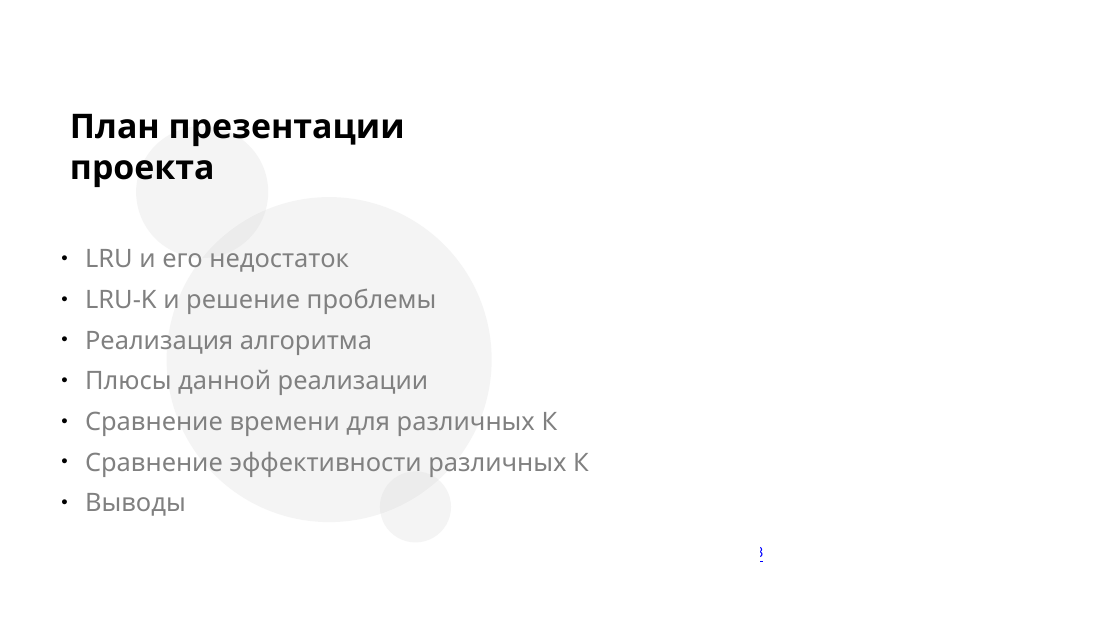
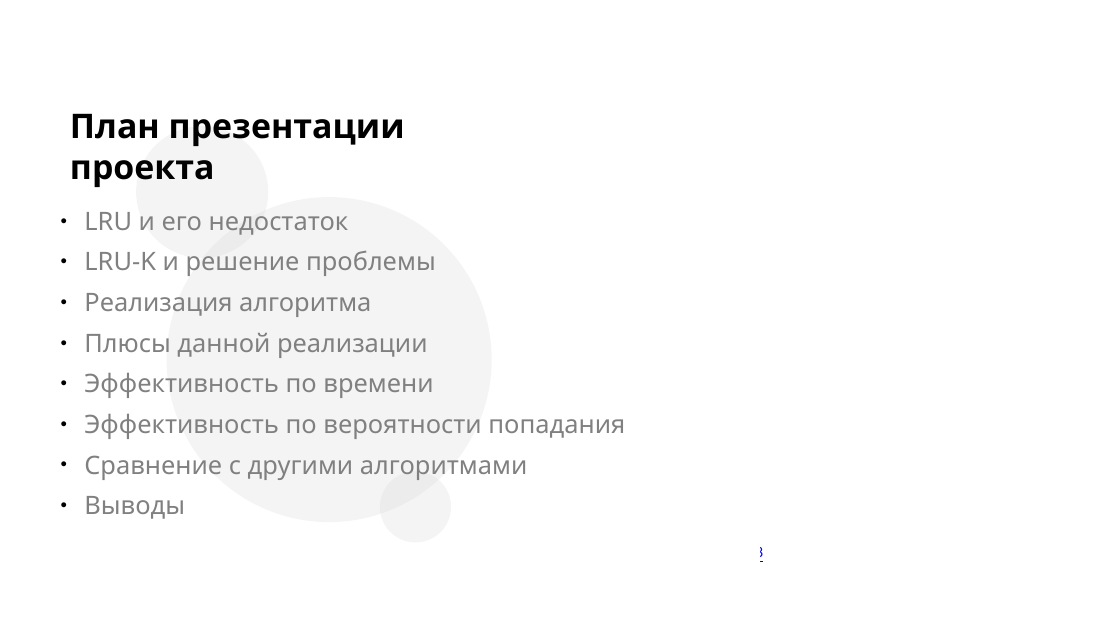
Before and after one commit to andreyStrachuk/LRU-K, a slide deck: slide 2 of Theory/Презентация LRU-K.pptx. Drawn at 1120x630 pixels with LibreOffice and Linux fonts; fonts in the diff are those of the drawing; background and template pictures are left out. Boxes give left, top, right and bottom in pixels: in the first picture for what was removed or moved away, otherwise in the second. Text is boxed around its words. In the diff, an @@ line names an element or a change of style, - is before the commit and + after.

```diff
--- a/Theory/Презентация LRU-K.pptx
+++ b/Theory/Презентация LRU-K.pptx
@@ text "LRU и его недостаток": place and size @@
-text "LRU и его недостаток" at [85, 249, 589, 477]
+text "LRU и его недостаток" at [84, 212, 625, 519]
@@ text at [84, 373, 625, 480]: text changed @@
-● Сравнение времени для различных К
-● Сравнение эффективности различных К
+● Эффективность по времени
+● Эффективность по вероятности попадания
+● Сравнение с другими алгоритмами
```
Also in this commit, not shown: 18 other slides changed, 7 slides added, 2 slides removed, 1 other file.
